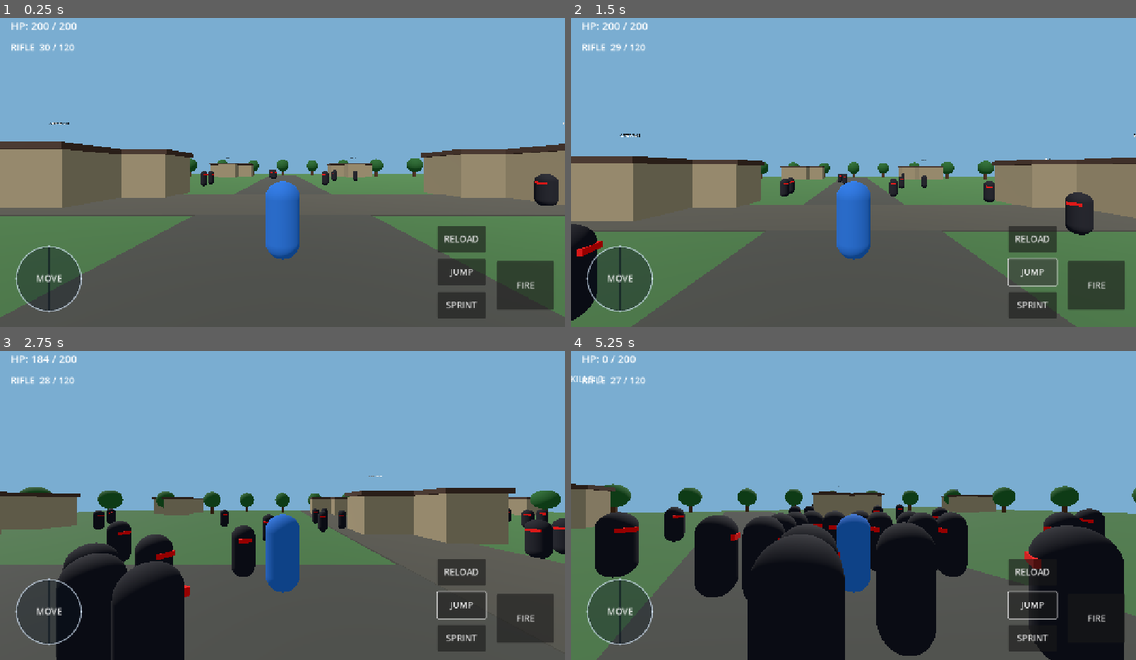
Above: before the commit, frames 1-4 (two rows, left to right).
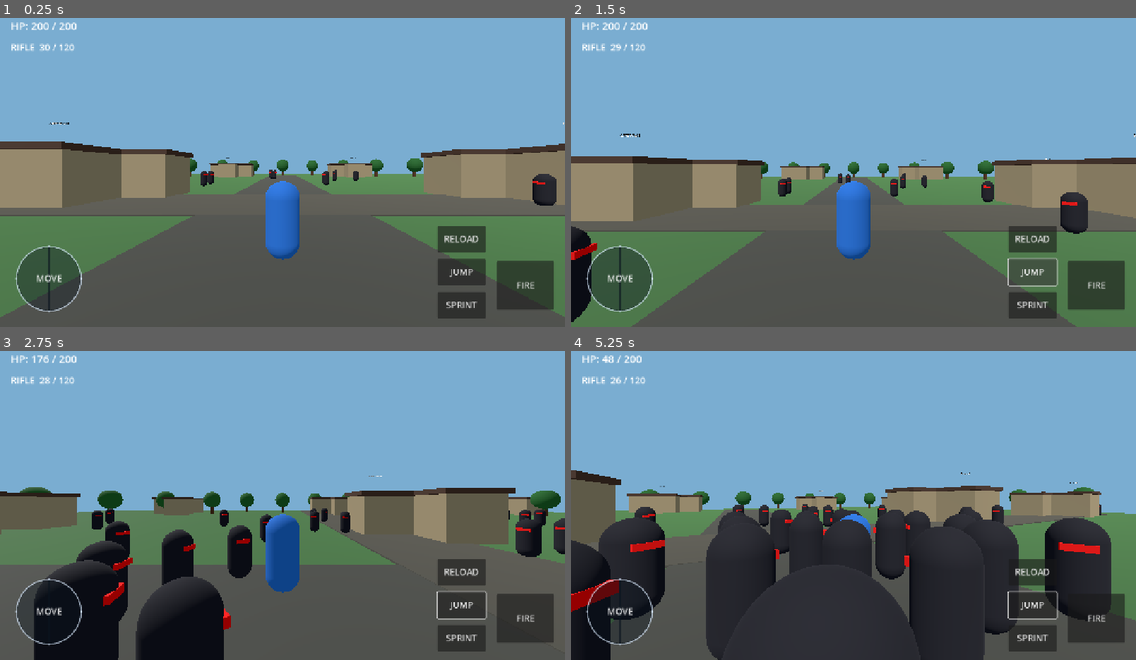
Above: after the commit, the same moments.

Repository: suhansarkerzzz-afk/Free-Fire-2017-Classic-Remastered
Game: Godot game, scene res://scenes/main.tscn
The game is run twice, just before and just after one commit, with the same random seed, the same clock (stepped at 60 frames per second) and the same inputs.
Inputs (mouse positions are in pixels of both pictures, inside the frame that each line leads up to):
- Up to frame 1 (0.25 s): no input
- Up to frame 2 (1.5 s): click "FIRE" at 0.5 s; click "JUMP" at 1.25 s
- Up to frame 3 (2.75 s): move the mouse to (406, 483) at 2.02 s; hold D (move_right) from 2.03 s (still down); tap F (fire) at 2.1 s; click (406, 483) at 2.17 s; tap Space (jump) at 2.27 s
- Up to frame 4 (5.25 s): release D (move_right) at 2.75 s; drag from (740, 517) to (825, 564) at 2.77 s; move the mouse to (910, 431) at 3.52 s; hold D (move_right) 3.53-4.25 s; tap F (fire) at 3.6, 5.1 s; drag from (825, 564) to (684, 452) at 4.27 s; move the mouse to (1023, 548) at 5.02 s; hold A (move_left) from 5.03 s (still down)

The runs differ from the first frame. In frame 1, 0.1% of the frame differs, in the area x 35-99%, y 49-61%; in frame 2, 0.8%; in frame 3, 7.3%; in frame 4, 40%, in the area x 0-100%, y 1-100%.

Commit message:
Improve bot spacing and limit melee swarm damage

Diff:
--- a/GodotPort/scripts/bot.gd
+++ b/GodotPort/scripts/bot.gd
@@ -9,6 +9,11 @@
 var dead := false
 var strafe_phase := 0.0
 
+const GRAVITY := 18.0
+const SEPARATION_RADIUS := 2.8
+const SEPARATION_STRENGTH := 2.2
+const MAX_SIMULTANEOUS_ATTACKERS := 3
+
 func _ready() -> void:
     add_to_group("bots")
     strafe_phase = randf_range(0.0, TAU)
@@ -17,28 +22,69 @@
     if dead or not is_instance_valid(target):
         velocity = Vector3.ZERO
         return
+
     attack_timer = maxf(0.0, attack_timer - delta)
     var offset := target.global_position - global_position
     offset.y = 0.0
     var distance := offset.length()
-    if distance > 2.8:
-        var direction := offset.normalized()
-        var side := Vector3(-direction.z, 0, direction.x) * sin(Time.get_ticks_msec() * 0.0015 + strafe_phase) * 0.16
-        var movement := (direction + side).normalized()
+    var direction := Vector3.ZERO
+
+    if distance > 2.7:
+        direction = offset.normalized()
+    else:
+        velocity.x = move_toward(velocity.x, 0.0, 14.0 * delta)
+        velocity.z = move_toward(velocity.z, 0.0, 14.0 * delta)
+
+    # Push bots away from nearby teammates so they do not form one solid pile.
+    var separation := _get_separation()
+    if direction != Vector3.ZERO:
+        var side := Vector3(-direction.z, 0.0, direction.x) * sin(Time.get_ticks_msec() * 0.0015 + strafe_phase) * 0.10
+        var movement := (direction + side + separation * SEPARATION_STRENGTH).normalized()
         velocity.x = movement.x * move_speed
         velocity.z = movement.z * move_speed
         rotation.y = lerp_angle(rotation.y, atan2(-movement.x, -movement.z), delta * 7.0)
-    else:
-        velocity.x = move_toward(velocity.x, 0.0, 14.0 * delta)
-        velocity.z = move_toward(velocity.z, 0.0, 14.0 * delta)
-        if attack_timer <= 0.0 and target.has_method("take_damage"):
+    elif separation.length_squared() > 0.01:
+        velocity.x = separation.x * move_speed * 0.65
+        velocity.z = separation.z * move_speed * 0.65
+
+    # Limit melee pressure: only the three nearest/oldest nearby bots can hit at once.
+    if distance <= 3.15 and attack_timer <= 0.0 and _is_attack_slot_available():
+        if target.has_method("take_damage"):
             target.take_damage(8.0)
-            attack_timer = 0.85
+        attack_timer = 0.85
+
     if not is_on_floor():
-        velocity.y -= 18.0 * delta
+        velocity.y -= GRAVITY * delta
     else:
         velocity.y = -0.5
     move_and_slide()
+
+func _get_separation() -> Vector3:
+    var push := Vector3.ZERO
+    var neighbours := get_tree().get_nodes_in_group("bots")
+    for other in neighbours:
+        if other == self or not is_instance_valid(other):
+            continue
+        var away: Vector3 = global_position - other.global_position
+        away.y = 0.0
+        var distance := away.length()
+        if distance > 0.01 and distance < SEPARATION_RADIUS:
+            push += away.normalized() * ((SEPARATION_RADIUS - distance) / SEPARATION_RADIUS)
+    return push.limit_length(1.0)
+
+func _is_attack_slot_available() -> bool:
+    var ahead := 0
+    for other in get_tree().get_nodes_in_group("bots"):
+        if other == self or not is_instance_valid(other):
+            continue
+        if other.get_instance_id() < get_instance_id():
+            var gap: Vector3 = other.global_position - global_position
+            gap.y = 0.0
+            if gap.length() <= 3.15:
+                ahead += 1
+                if ahead >= MAX_SIMULTANEOUS_ATTACKERS:
+                    return false
+    return true
 
 func take_damage(amount: float) -> void:
     if dead:
